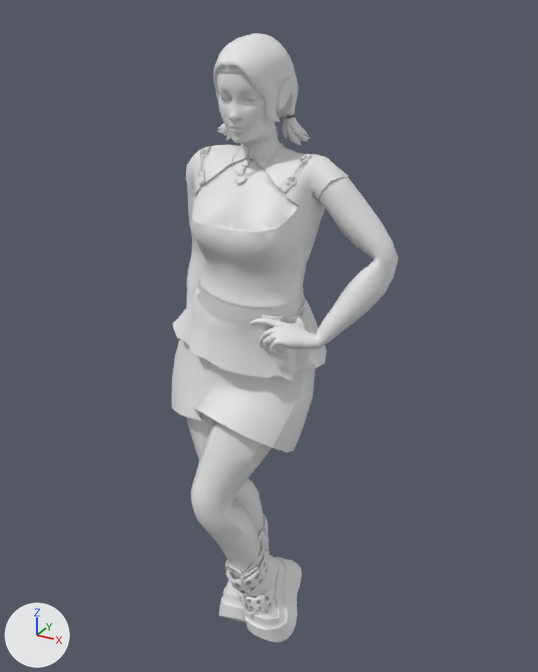
The glTF model projects/projectTwo/3dModels/stormNoune/stormNoune3.gltf: old version first, new version second.
Camera for both pictures: a camera (50 mm lens) standing at (1.04, -1.743, 1.9) and looking at (0.056, 0.046, 1.005). Lighting does not change. The marker at lower left points along +X, +Y and +Z. The older version comes first. Vertices at exactly the same position are counted once.

Names of what the first picture shows: 'obj1'.
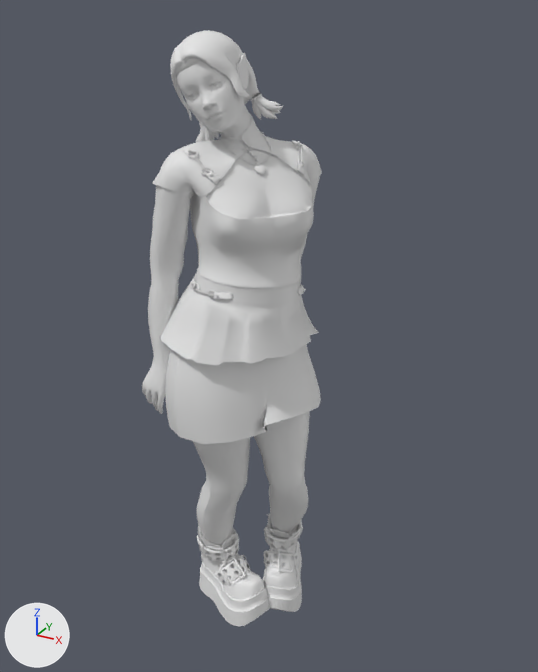
Boxes (x1, y1, x2, y2) around the edits, measured in the pictures (538 x 672 px; the box of a moved part takes in the faces that stretch with it):
'obj1', reshaped, turned
    before: (172, 33, 398, 642)
    after: (142, 30, 322, 626)
part 1 of me_obj1_008, moved or reshaped
    before: (235, 175, 246, 184)
    after: (254, 165, 266, 174)
part 2 of me_obj1_008, moved or reshaped
    before: (231, 143, 283, 175)
    after: (219, 131, 271, 165)
part 3 of me_obj1_008, moved or reshaped
    before: (237, 590, 273, 611)
    after: (264, 550, 298, 570)
part 4 of me_obj1_008, moved or reshaped
    before: (241, 593, 266, 615)
    after: (278, 549, 293, 573)
part 5 of me_obj1_008, moved or reshaped
    before: (240, 567, 263, 596)
    after: (286, 529, 300, 551)
part 6 of me_obj1_008, moved or reshaped
    before: (172, 33, 398, 642)
    after: (142, 30, 322, 626)

The change, as a diff of the scene's bpy script:
```diff
--- a/projects/projectTwo/3dModels/stormNoune/stormNoune3.gltf.py
+++ b/projects/projectTwo/3dModels/stormNoune/stormNoune3.gltf.py
@@ me_obj1_008 @@
 # used by ob_obj1; location = (0.0, 0.0, 0.0)
-me_obj1_008.from_pydata(...)  # 19288 vertices, 37087 faces; spans x -0.27..0.44, y -0.26..0.22, z -0.02..1.84
+me_obj1_008.from_pydata(...)  # 19288 vertices, 37087 faces; spans x -0.27..0.22, y -0.01..1.85, z -0.3..0.23
+# me_obj1_008 part 1: the loose piece of 58 vertices spanning x 0.01..0.05, y -0.07..-0.06, z 1.48..1.5 is multiplied about its middle by the matrix ((0.477, -0.878, 0.036), (-0.049, 0.014, 0.999), (-0.877, -0.479, -0.036)), then moved by (0.03, 1.57, -1.49)
+# me_obj1_008 part 2: the loose piece of 136 vertices spanning x -0.03..0.1, y -0.06..0.09, z 1.5..1.57 is multiplied about its middle by the matrix ((0.518, -0.84, 0.013), (-0.007, 0.011, 0.987), (-0.84, -0.519, -0.001)), then moved by (-0.05, 1.53, -1.58)
+# me_obj1_008 part 3: the loose piece of 596 vertices spanning x 0.03..0.15, y -0.15..-0.07, z 0.1..0.18 is multiplied about its middle by the matrix ((0.898, -0.423, 0.041), (-0.294, -0.547, 0.776), (-0.308, -0.714, -0.62)), then moved by (-0.01, 0.26, -0.22)
+# me_obj1_008 part 4: the loose piece of 192 vertices spanning x 0.06..0.15, y -0.17..-0.13, z 0.12..0.19 is multiplied about its middle by the matrix ((0.913, -0.372, 0.001), (-0.255, -0.624, 0.72), (-0.271, -0.667, -0.674)), then moved by (0.01, 0.32, -0.22)
+# me_obj1_008 part 5: the loose piece of 192 vertices spanning x 0.08..0.12, y -0.18..-0.11, z 0.19..0.29 is multiplied about its middle by the matrix ((0.958, -0.514, 0.164), (0.023, -0.341, 0.648), (-0.302, -0.968, -0.282)), then moved by (0.01, 0.37, -0.35)
+# me_obj1_008 part 6: 16842 of 19288 vertices moved; they spanned x -0.27..0.44, y -0.26..0.22, z -0.02..1.84 and now span x -0.27..0.22, y -0.01..1.85, z -0.3..0.23; mean shift (-0.04, 1.03, -1.02); largest move (0.06, 0.02, 1.84) -> (-0.12, 1.85, -0.02)
+# other edits to the shape of me_obj1_008 do not show in these pictures
 me_obj1_008.materials.append(mat_material_001)
@@ ob_obj1 @@
 ob_obj1.location = (0.0, 0.0, 0.0)
+ob_obj1.rotation_euler = (1.571, 0.0, 0.0)  # degrees (90, 0, 0)
```
